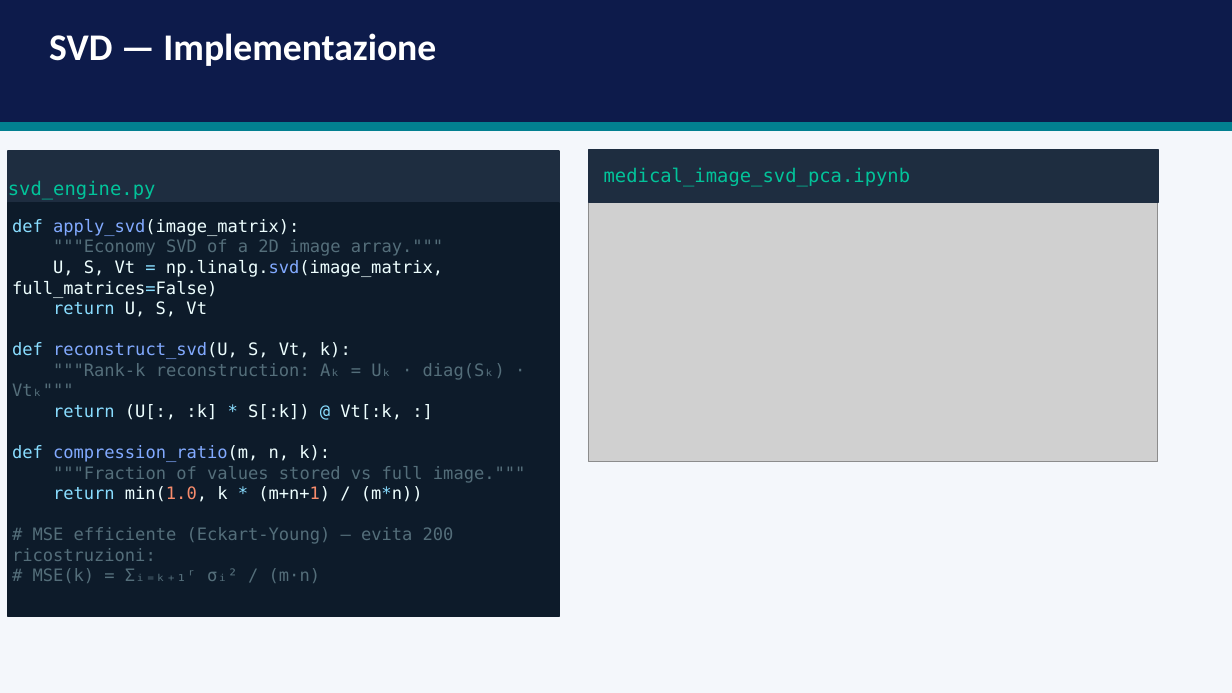
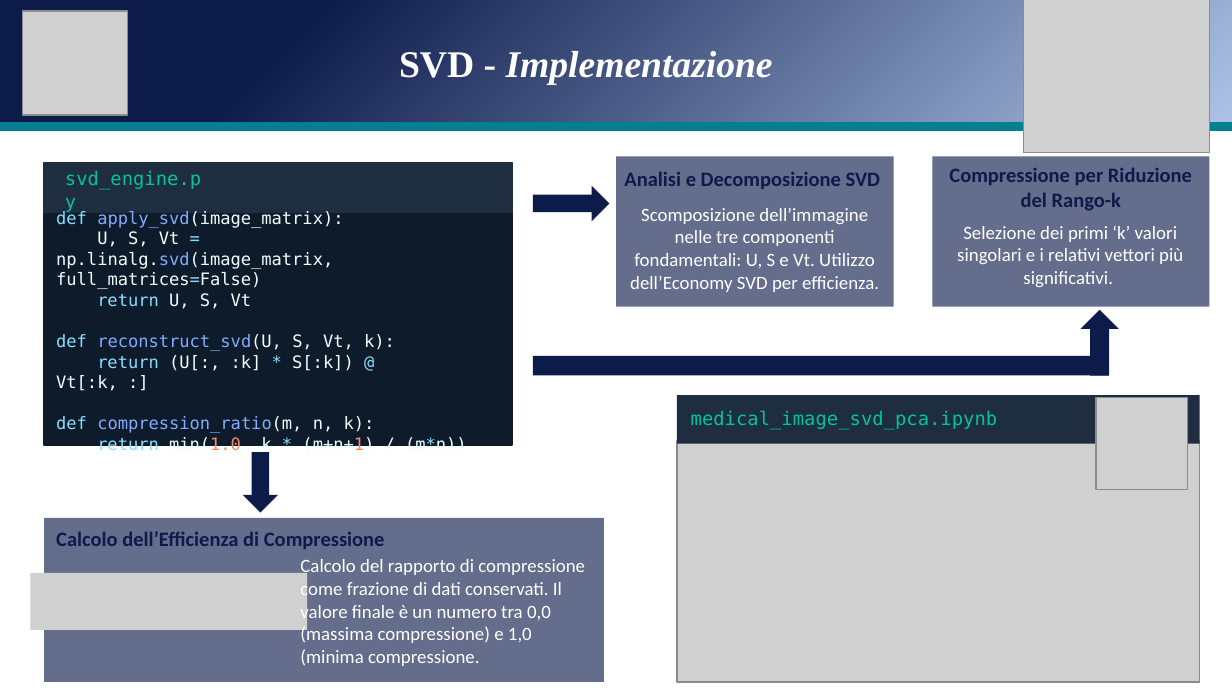
Before and after one commit to andreapatruno1/Image-Compression-and-Analysis, a slide deck: slide 6 of docs/SVD e PCA per l'analisi di immagini mediche.pptx. Drawn at 1232x693 pixels with LibreOffice and Linux fonts; fonts in the diff are those of the drawing; grey boxes stand for pictures. Boxes give left, top, right and bottom in pixels: in the first picture for what was removed or moved away, otherwise in the second. Text is boxed around its words. In the diff, an @@ line names an element or a change of style, - is before the commit and + after.

```diff
--- a/docs/SVD e PCA per l'analisi di immagini mediche.pptx
+++ b/docs/SVD e PCA per l'analisi di immagini mediche.pptx
@@ background #F4F7FB to #FFFFFF @@
@@ rectangle at [0,0,1232,123]: fill #0D1B4B to gradient #0D1B4B to #ABC0E4 to #C7D5ED; outline #0D1B4B 1 pt to none @@
@@ picture added at [22,11,127,115] @@
@@ picture added at [1024,0,1210,153] @@
@@ text at [399,51,773,85]: text changed; font Calibri to Times New Roman; italic on @@
-SVD — Implementazione
+SVD - Implementazione
@@ rectangle removed at [589,149,1158,202] @@
@@ rectangle: place and size @@
-rectangle at [7,150,558,202]
+rectangle at [44,163,513,214]
@@ text "svd_engine.py" rewrapped from [8,180,156,200] to [65,170,201,190] @@
@@ rectangle added at [616,156,893,307], fill #0D1B4B at 64% opacity @@
@@ text added at [624,172,881,189], 12 pt, text #0D1B4B, bold @@
+Analisi e Decomposizione SVD
@@ rectangle added at [933,156,1210,307], fill #0D1B4B at 64% opacity @@
@@ text added at [949,168,1192,210], 12 pt, text #0D1B4B, bold @@
+Compressione per Riduzione del Rango-k
@@ right arrow added at [533,186,610,222], fill #0D1B4B @@
@@ text added at [630,208,879,292], 11 pt, text #FFFFFF @@
+Scomposizione dell’immagine nelle tre componenti fondamentali: U, S e Vt. Utilizzo dell’Economy SVD per efficienza.
@@ rectangle: place and size @@
-rectangle at [7,202,558,616]
+rectangle at [44,214,513,445]
@@ text at [56,210,467,455]: text changed; text colour #546E7A to #EEFFFF @@
-def apply_svd(image_matrix):
-"""Economy SVD of a 2D image array."""
-U, S, Vt = np.linalg.svd(image_matrix, full_matrices=False)
-return U, S, Vt
-def reconstruct_svd(U, S, Vt, k):
-"""Rank-k reconstruction: Aₖ = Uₖ · diag(Sₖ) · Vtₖ"""
-return (U[:, :k] * S[:k]) @ Vt[:k, :]
-def compression_ratio(m, n, k):
-"""Fraction of values stored vs full image."""
-return min(1.0, k * (m+n+1) / (m*n))
-# MSE efficiente (Eckart-Young) — evita 200 ricostruzioni:
-# MSE(k) = Σᵢ₌ₖ₊₁ʳ σᵢ² / (m·n)
+def apply_svd(image_matrix):
+U, S, Vt = np.linalg.svd(image_matrix, full_matrices=False)
+return U, S, Vt
+def reconstruct_svd(U, S, Vt, k):
+return (U[:, :k] * S[:k]) @ Vt[:k, :]
+def compression_ratio(m, n, k):
+return min(1.0, k * (m+n+1) / (m*n))
@@ text added at [957,225,1183,287], 11 pt, text #FFFFFF @@
+Selezione dei primi ‘k’ valori singolari e i relativi vettori più significativi.
@@ right arrow added at [1080,310,1119,376], fill #0D1B4B @@
@@ rectangle added at [533,356,1109,376], fill #0D1B4B @@
@@ rectangle added at [676,395,1199,444], fill #1E2D40 @@
@@ text "medical_image_svd_pca.ipynb": place and size @@
-text "medical_image_svd_pca.ipynb" at [604,167,911,187]
+text "medical_image_svd_pca.ipynb" at [691,410,998,430]
@@ picture added at [1096,398,1189,490] @@
@@ picture: place and size @@
-picture at [589,200,1158,462]
+picture at [676,441,1199,683]
@@ right arrow added at [243,452,278,513], fill #0D1B4B @@
@@ group added at [31,517,604,681]: 2 texts, 1 rectangle, 1 picture @@
+Calcolo dell’Efficienza di Compressione
+Calcolo del rapporto di compressione come frazione di dati conservati. Il valore finale è un numero tra 0,0 (massima compressione) e 1,0 (minima compressione.
```
Also in this commit, not shown: 16 other slides changed, 3 slides added, 3 slides removed, 33 other files.
